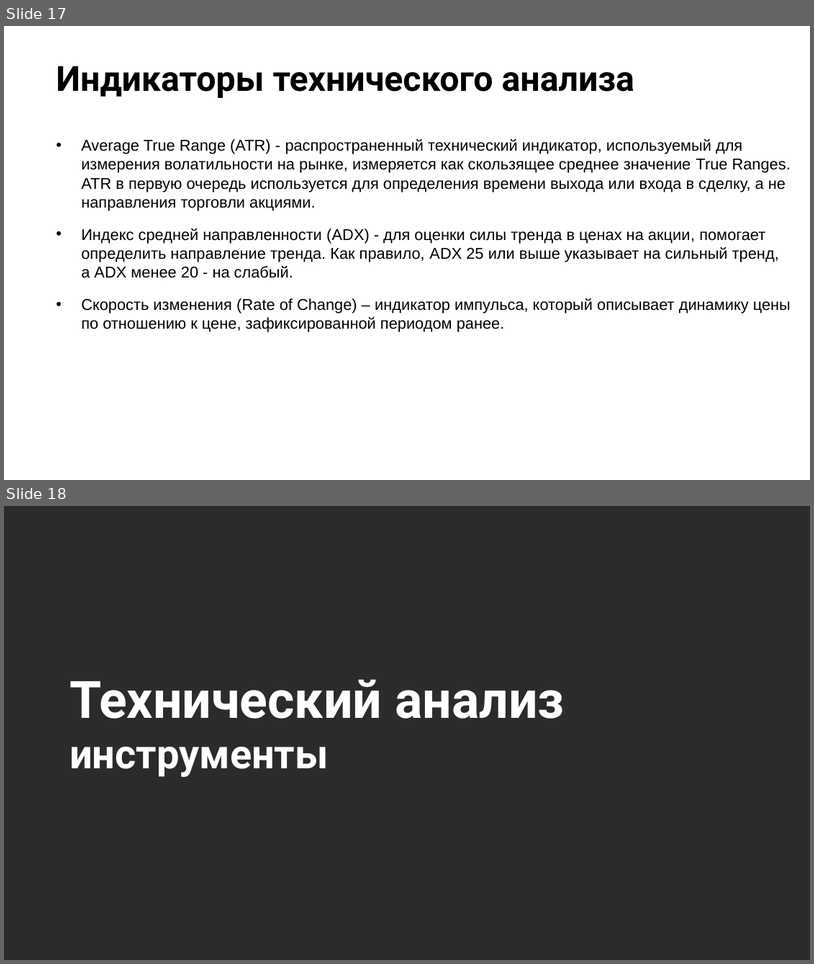
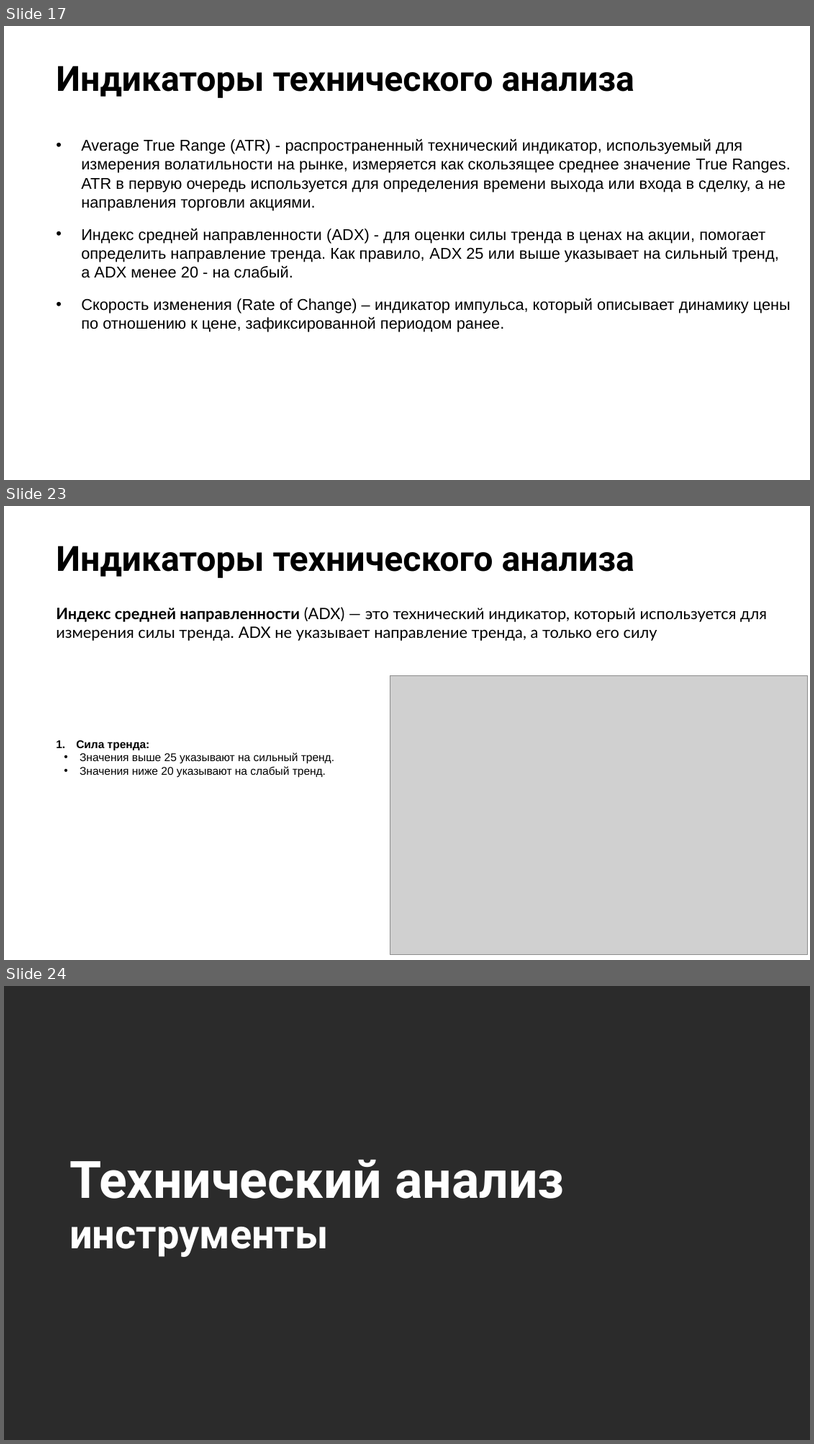
Before and after one commit to stureiko/Otus_lectures, a slide deck: FinML/Open_lesson_TechML/Presentation/TechML.pptx. Shown one above the other, each under a label of ours: slides 17 and 18 before the commit, slides 17, 23 and 24 after it; the slides between them are not shown. The pictures are 814x964 and 814x1444 pixels, drawn with LibreOffice and Linux fonts; fonts in the diff are those of the drawing; grey boxes stand for pictures; background and template pictures are left out; a plain dark background stands for a picture behind light text. Boxes give left, top, right and bottom in pixels: in the first picture for what was removed or moved away, otherwise in the second. Text is boxed around its words. In the diff, an @@ line names an element or a change of style, - is before the commit and + after.

```diff
--- a/FinML/Open_lesson_TechML/Presentation/TechML.pptx
+++ b/FinML/Open_lesson_TechML/Presentation/TechML.pptx
@@ slide 23 added at (x1=4, y1=506, x2=810, y2=960), background picture (left out) @@
@@ title added at (x1=56, y1=546, x2=635, y2=578), 31 pt, text #000000, bold @@
+Индикаторы технического анализа
@@ text added at (x1=56, y1=607, x2=767, y2=641), 14 pt, text #000000 @@
+Индекс средней направленности (ADX) — это технический индикатор, который используется для измерения силы тренда. ADX не указывает направление тренда, а только его силу
@@ picture added at (x1=390, y1=675, x2=808, y2=955) @@
@@ text added at (x1=76, y1=740, x2=334, y2=777), 10 pt, text #000000 @@
+1. Сила тренда:
+  • Значения выше 25 указывают на сильный тренд.
+  • Значения ниже 20 указывают на слабый тренд.
@@ what was slide 18 is now slide 24 @@
```
Also in this commit, not shown: 5 other slides added, 1 other file.
